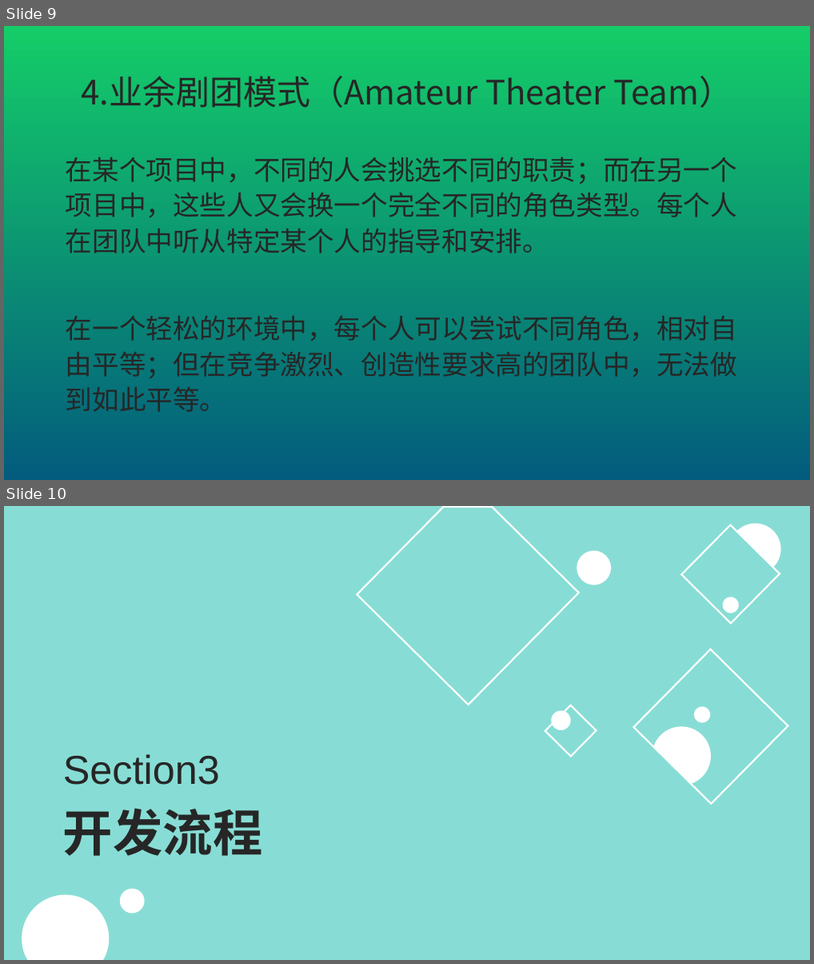
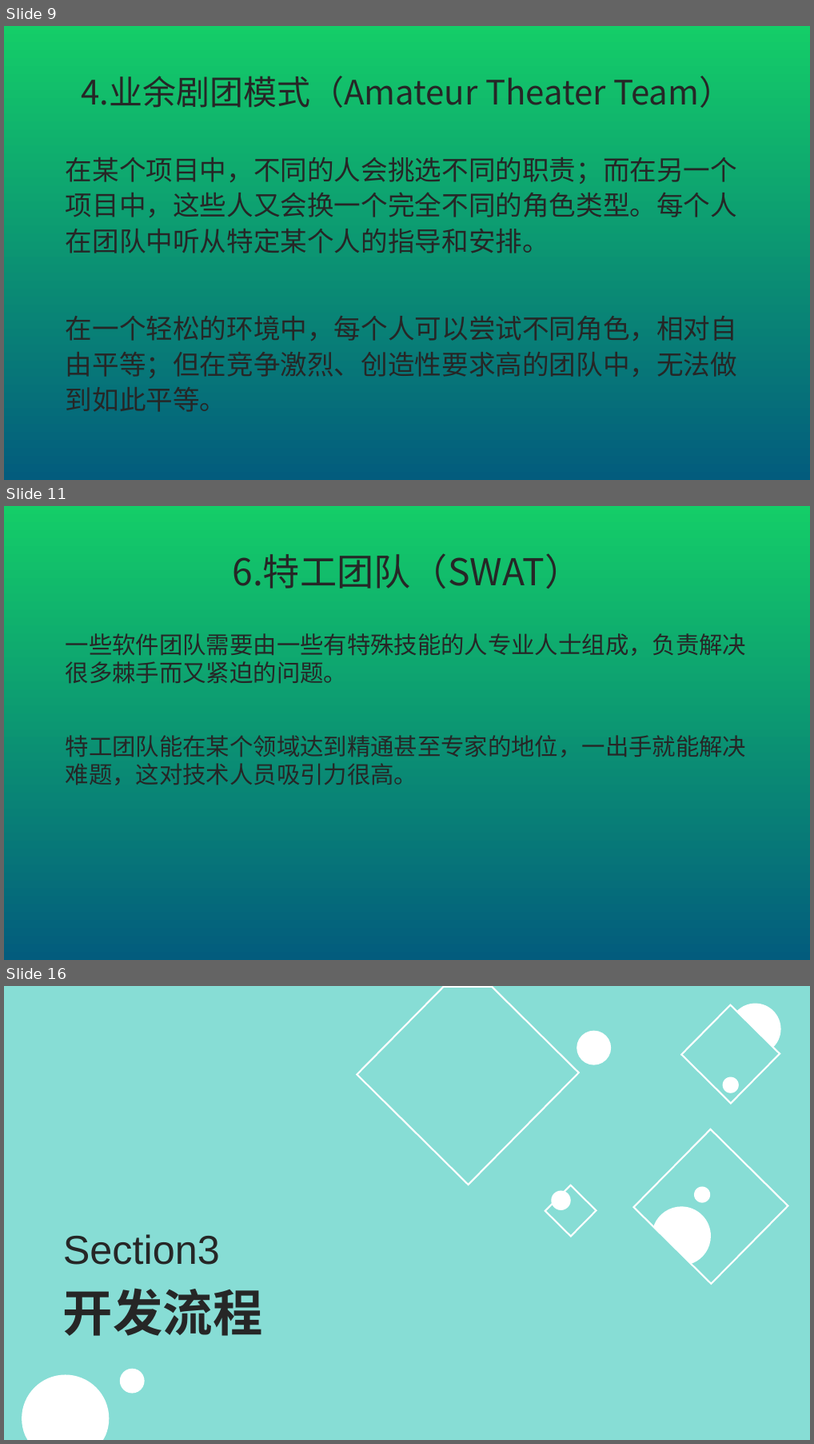
Before and after one commit to JFBabyHorse/learngit-and-BWESE, a slide deck: chapter5 团队和流程.pptx. Shown one above the other, each under a label of ours: slides 9 and 10 before the commit, slides 9, 11 and 16 after it; the slides between them are not shown. The pictures are 814x964 and 814x1444 pixels, drawn with LibreOffice and Linux fonts; fonts in the diff are those of the drawing. Boxes give left, top, right and bottom in pixels: in the first picture for what was removed or moved away, otherwise in the second. Text is boxed around its words. In the diff, an @@ line names an element or a change of style, - is before the commit and + after.

```diff
--- a/chapter5 团队和流程.pptx
+++ b/chapter5 团队和流程.pptx
@@ slide 11 added at (4, 506, 810, 960), background gradient #14CD68 to #035C7D @@
@@ title added at (232, 553, 582, 588), 44 pt, text #262626 @@
+6.特工团队（SWAT）
@@ text added at (66, 633, 746, 785), 28 pt, text #262626 @@
+一些软件团队需要由一些有特殊技能的人专业人士组成，负责解决很多棘手而又紧迫的问题。
+特工团队能在某个领域达到精通甚至专家的地位，一出手就能解决难题，这对技术人员吸引力很高。
@@ what was slide 10 is now slide 16 @@
```
Also in this commit, not shown: 5 other slides added.
